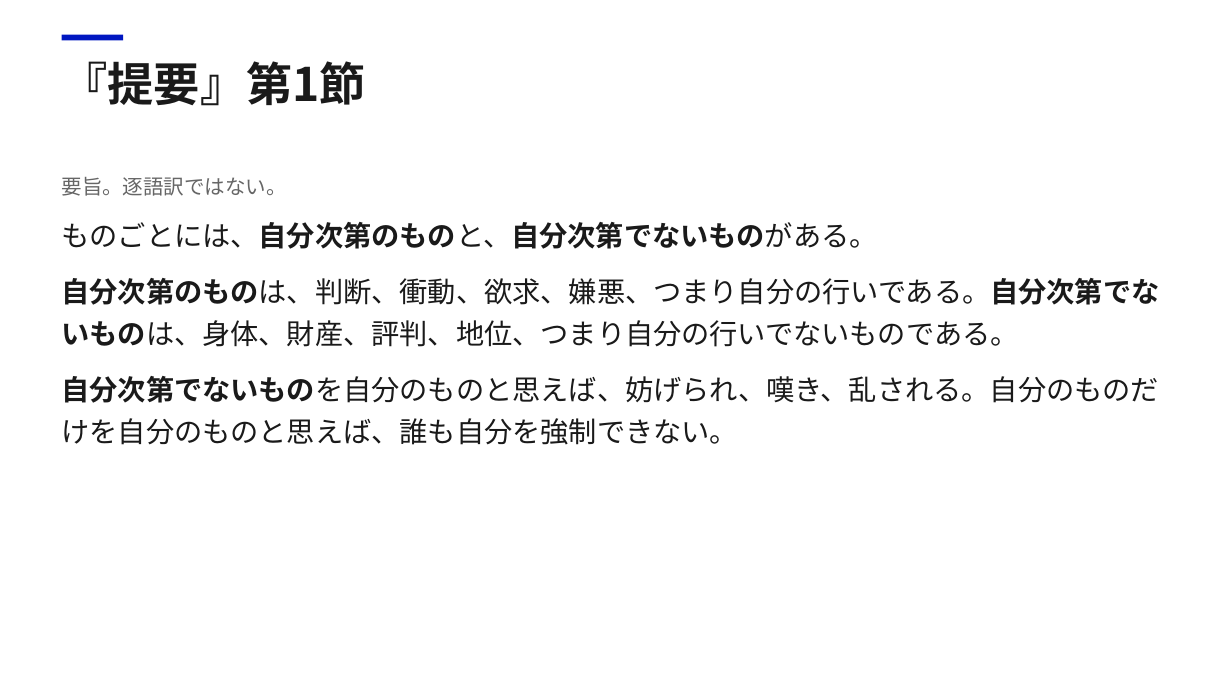
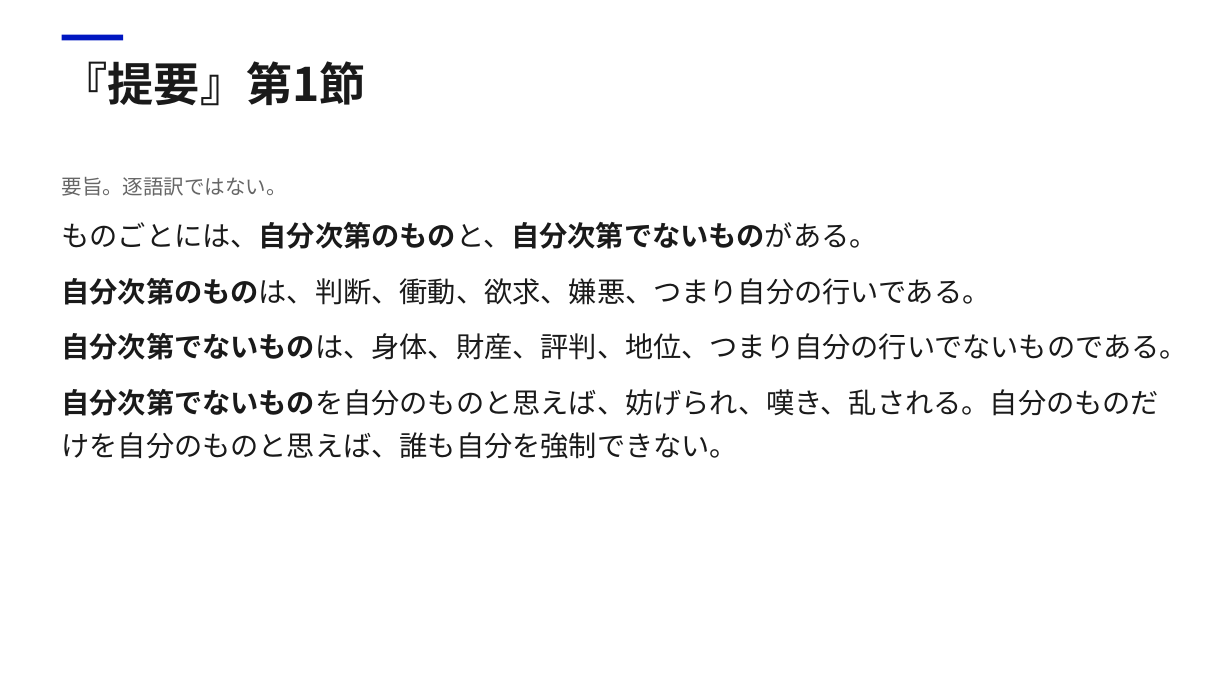
Before and after one commit to Daisetsu1980/markitdown, a slide deck: slide 15 of work/幸福_第2回/幸福_第2回.pptx. Drawn at 1232x693 pixels with LibreOffice and Linux fonts; fonts in the diff are those of the drawing. Boxes give left, top, right and bottom in pixels: in the first picture for what was removed or moved away, otherwise in the second. Text is boxed around its words. In the diff, an @@ line names an element or a change of style, - is before the commit and + after.

```diff
--- a/work/幸福_第2回/幸福_第2回.pptx
+++ b/work/幸福_第2回/幸福_第2回.pptx
@@ text at [62,278,1188,360]: text changed @@
-自分次第のものは、判断、衝動、欲求、嫌悪、つまり自分の行いである。自分次第でないものは、身体、財産、評判、地位、つまり自分の行いでないものである。
+自分次第のものは、判断、衝動、欲求、嫌悪、つまり自分の行いである。
+自分次第でないものは、身体、財産、評判、地位、つまり自分の行いでないものである。
```
Also in this commit, not shown: 9 other slides changed, 16 other files.
